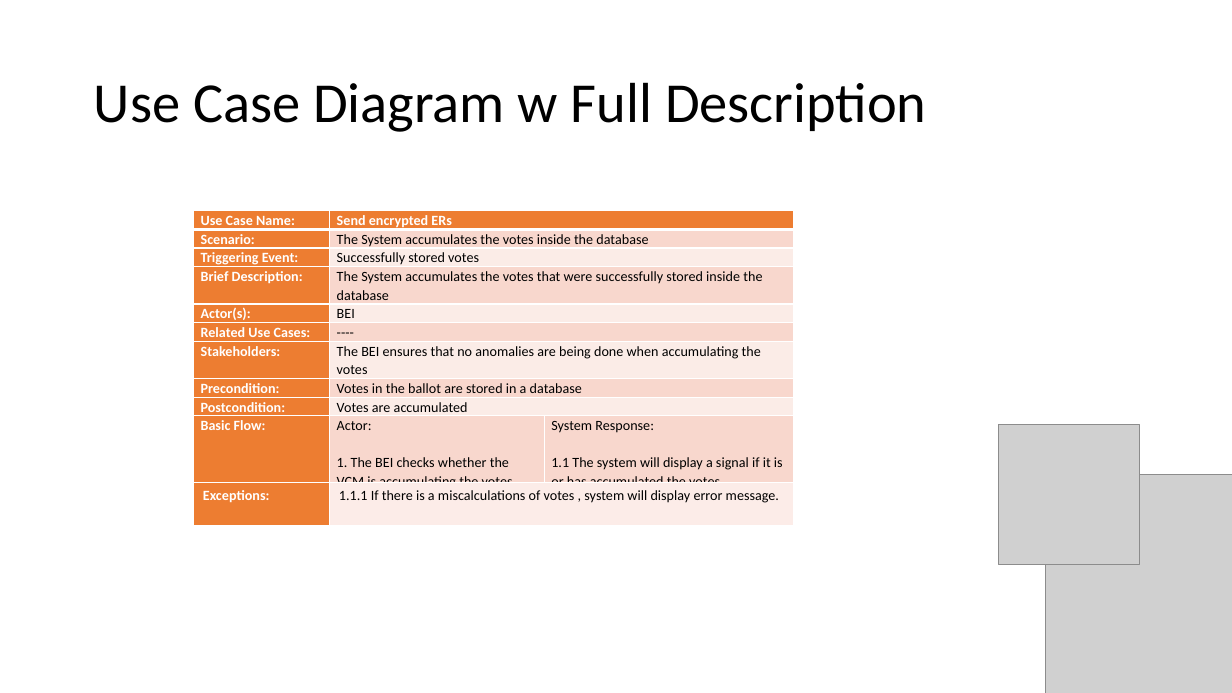
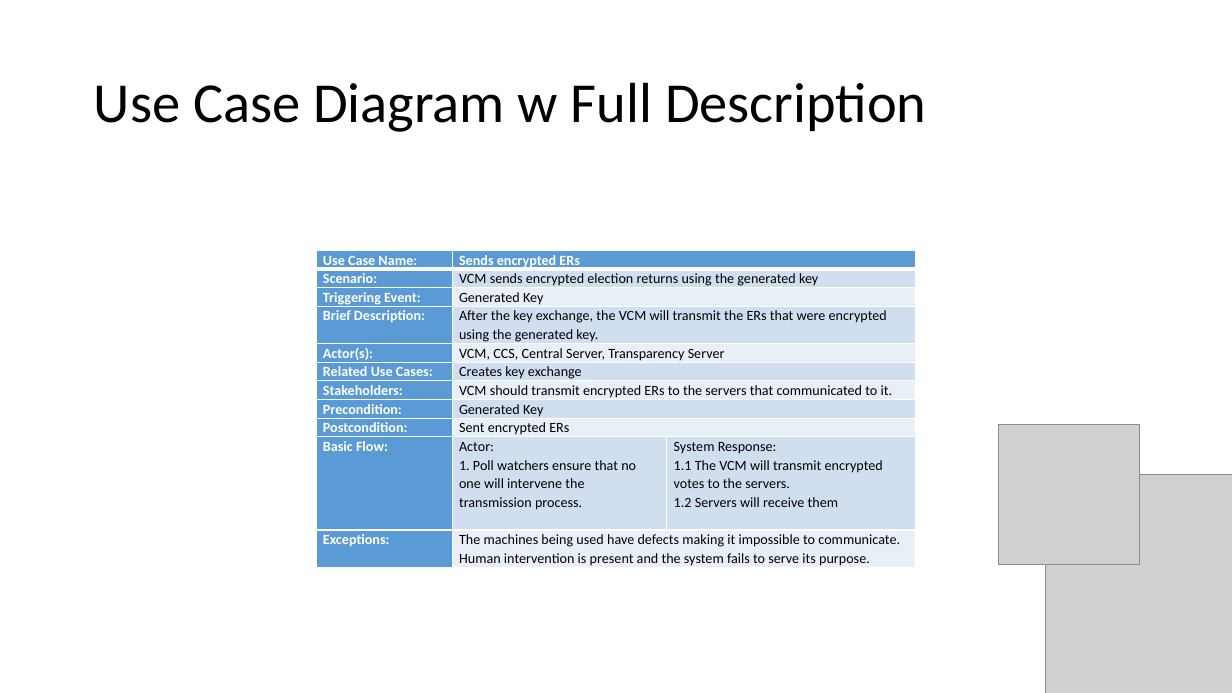
Before and after one commit to seans888/Project---Automate-Election, a slide deck: slide 21 of Documentation/DiagramMaker2.pptx. Drawn at 1232x693 pixels with LibreOffice and Linux fonts; fonts in the diff are those of the drawing; grey boxes stand for pictures. Boxes give left, top, right and bottom in pixels: in the first picture for what was removed or moved away, otherwise in the second. Text is boxed around its words. In the diff, an @@ line names an element or a change of style, - is before the commit and + after.

Commit message:
fINALIZED PPT PAPER DIAGRAMS WIKI

```diff
--- a/Documentation/DiagramMaker2.pptx
+++ b/Documentation/DiagramMaker2.pptx
@@ table removed at box(194, 211, 794, 486), 10 rows, 3 columns @@
-Use Case Name: | Send encrypted ERs | 
-Scenario: | The System accumulates the votes inside the database | 
-Triggering Event: | Successfully stored votes | 
-Brief Description: | The System accumulates the votes that were successfully stored inside the database | 
-Actor(s): | BEI | 
-Related Use Cases: | ---- | 
-Stakeholders: | The BEI ensures that no anomalies are being done when accumulating the votes | 
-Precondition: | Votes in the ballot are stored in a database | 
-Postcondition: | Votes are accumulated | 
-Basic Flow: | Actor: / 1. The BEI checks whether the VCM is accumulating the votes | System Response: / 1.1 The system will display a signal if it is or has accumulated the votes
@@ table added at box(316, 250, 916, 570), 11 rows, 3 columns @@
+Use Case Name: | Sends encrypted ERs | 
+Scenario: | VCM sends encrypted election returns using the generated key | 
+Triggering Event: | Generated Key | 
+Brief Description: | After the key exchange, the VCM will transmit the ERs that were encrypted using the generated key. | 
+Actor(s): | VCM, CCS, Central Server, Transparency Server | 
+Related Use Cases: | Creates key exchange | 
+Stakeholders: | VCM should transmit encrypted ERs to the servers that communicated to it. | 
+Precondition: | Generated Key | 
+Postcondition: | Sent encrypted ERs | 
+Basic Flow: | Actor: / 1. Poll watchers ensure that no one will intervene the transmission process. | System Response: / 1.1 The VCM will transmit encrypted votes to the servers. / 1.2 Servers will receive them
+Exceptions: | The machines being used have defects making it impossible to communicate. / Human intervention is present and the system fails to serve its purpose. | 
@@ table removed at box(194, 482, 794, 526), 1 rows, 2 columns @@
-Exceptions: | 1.1.1 If there is a miscalculations of votes , system will display error message.
```
Also in this commit, not shown: 5 other slides changed, 2 other files.
